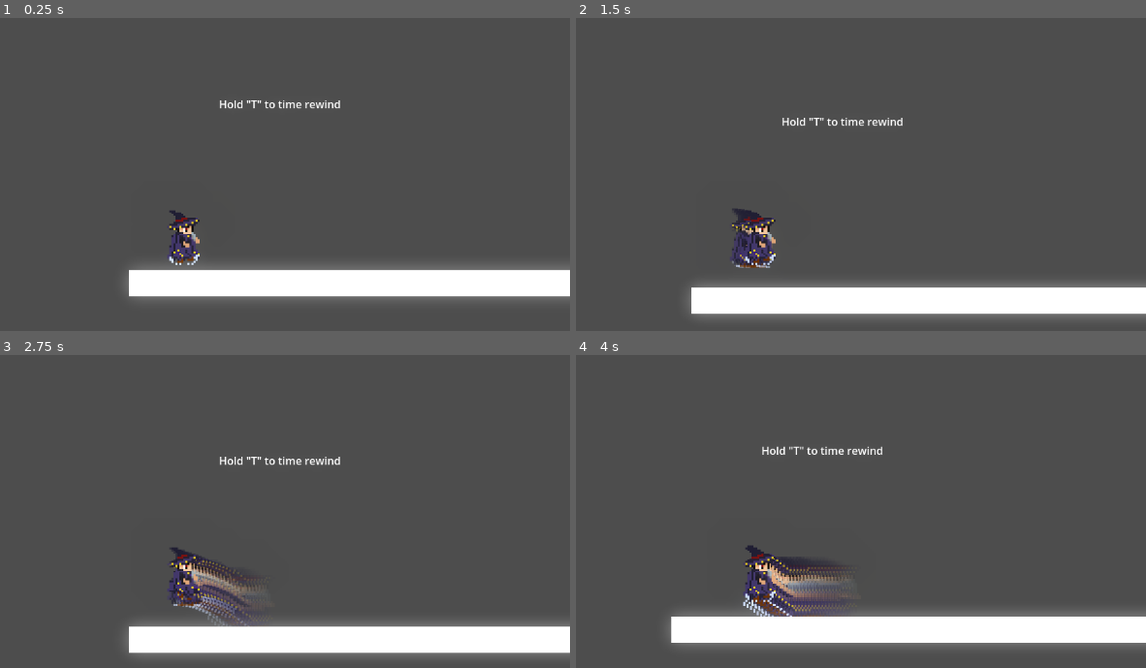
Above: before the commit, frames 1-4 (two rows, left to right).
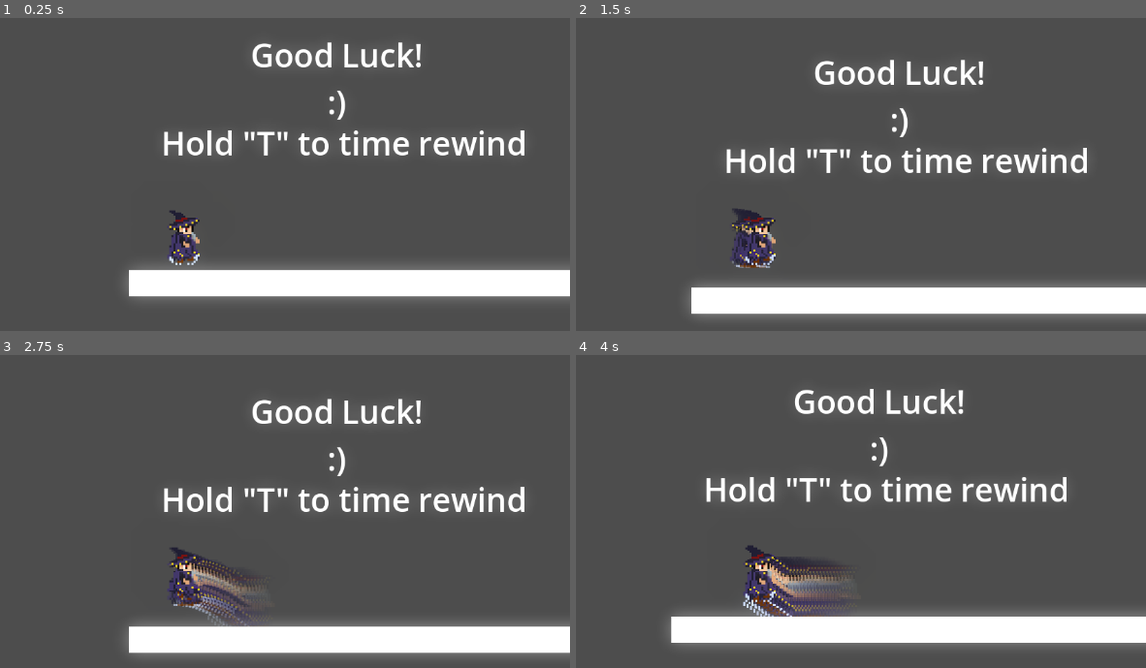
Above: after the commit, the same moments.

Repository: SSSYLSSS/time_rewinder
Game: Godot game, scene res://tscn/maingame.tscn
The game is run twice, just before and just after one commit, with the same random seed, the same clock (stepped at 60 frames per second) and the same inputs.
Inputs:
- Up to frame 1 (0.25 s): no input
- Up to frame 2 (1.5 s): tap Enter (ui_accept) at 0.5, 0.77 s; hold T (rewind) 0.53-1.28 s; hold D (right_run) from 0.53 s (still down); tap T (rewind) at 1.35 s
- Up to frame 3 (2.75 s): tap Enter (ui_accept) at 1.52 s; release D (right_run) at 2.03 s; hold A (left_run) from 2.03 s (still down); hold T (rewind) from 2.03 s (still down)
- Up to frame 4 (4 s): release A (left_run) at 2.78 s; release T (rewind) at 2.78 s; hold D (right_run) from 2.78 s (still down); tap T (rewind) at 2.85 s; tap Enter (ui_accept) at 3.02, 3.77 s; hold T (rewind) from 3.53 s (still down)

The runs differ from the first frame. In frame 1, 3.2% of the frame differs, in the area x 28-93%, y 7-44%; in frame 2, 3.2%; in frame 3, 3.2%; in frame 4, 3.3%, in the area x 22-87%, y 10-48%.

Commit message:
make the font size bigger

Diff:
--- a/tscn/maingame.tscn
+++ b/tscn/maingame.tscn
@@ -50,8 +50,20 @@
 scale = Vector2(20, 0.97)
 
 [node name="Label" type="Label" parent="."]
-offset_left = 139.0
-offset_top = 350.0
-offset_right = 179.0
-offset_bottom = 373.0
+offset_left = 53.0
+offset_top = 386.0
+offset_right = 597.0
+offset_bottom = 453.0
+theme_override_font_sizes/font_size = 48
 text = "Hold \"T\" to time rewind"
+horizontal_alignment = 1
+
+[node name="Label2" type="Label" parent="."]
+offset_left = 42.0
+offset_top = 255.0
+offset_right = 586.0
+offset_bottom = 322.0
+theme_override_font_sizes/font_size = 48
+text = "Good Luck!
+:)"
+horizontal_alignment = 1
